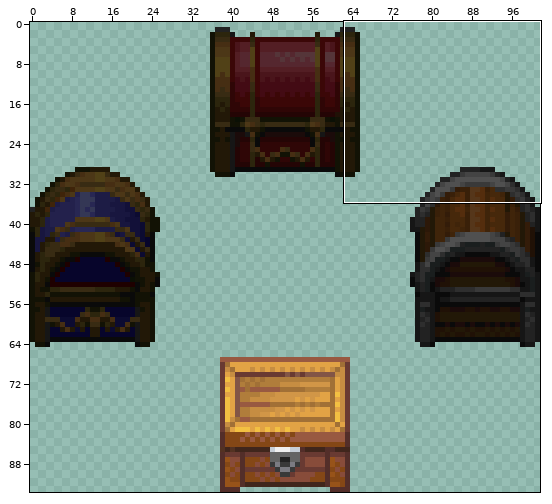
Sprite sheet, stored at Aquatic Hitman In Space/res/Menu-Etat1-0000.png. Above: a wide view before the commit, with the close-up outlined.
Close-up. Before the edit:
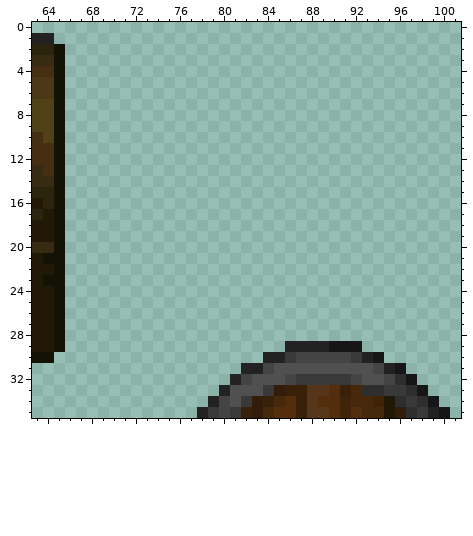
The file is 306x282 pixels, drawn in blocks of 3x3; one block is one cell here. Colours within 5 levels of each other are drawn and written as one. Shown: x 63..101, y 0..35. The commit also changed other parts of the picture, which this record leaves out.
Once edited:
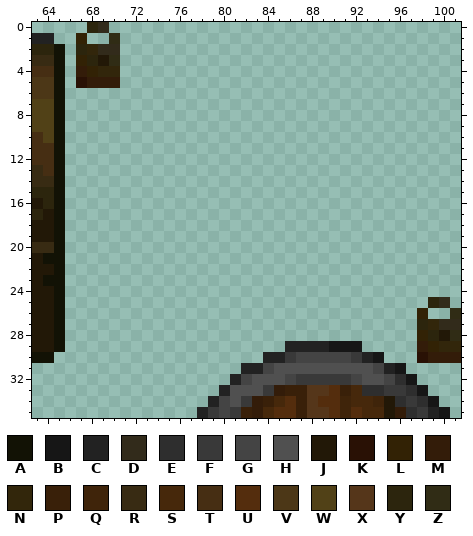
Palette (. is transparent): A #121205  B #161616  C #222222  D #322b1b  E #2e2e2e  F #393939  G #444444  H #505050  J #221807  K #291105  L #322205  M #331c09  N #32260b  P #392009  Q #3f240a  R #382b13  S #46280b  T #462e13  U #542d0d  V #4c3717  W #514117  X #55361a  Y #2c250d  Z #302c15
What changed:
{"y":0,"x":68,"old":"..","new":"YD"}
{"y":1,"x":67,"old":".","new":"L"}
{"y":1,"x":70,"old":".","new":"Z"}
{"y":2,"x":67,"old":"....","new":"YNDD"}
{"y":3,"x":67,"old":"....","new":"LYJZ"}
{"y":4,"x":67,"old":"....","new":"MLNN"}
{"y":5,"x":67,"old":"....","new":"KMMM"}
{"y":25,"x":99,"old":"..","new":"YD"}
{"y":26,"x":98,"old":".","new":"L"}
{"y":26,"x":101,"old":".","new":"Z"}
{"y":27,"x":98,"old":"....","new":"YNDD"}
{"y":28,"x":98,"old":"....","new":"LYJZ"}
{"y":29,"x":98,"old":"....","new":"MLNN"}
{"y":30,"x":98,"old":"....","new":"KMMM"}
